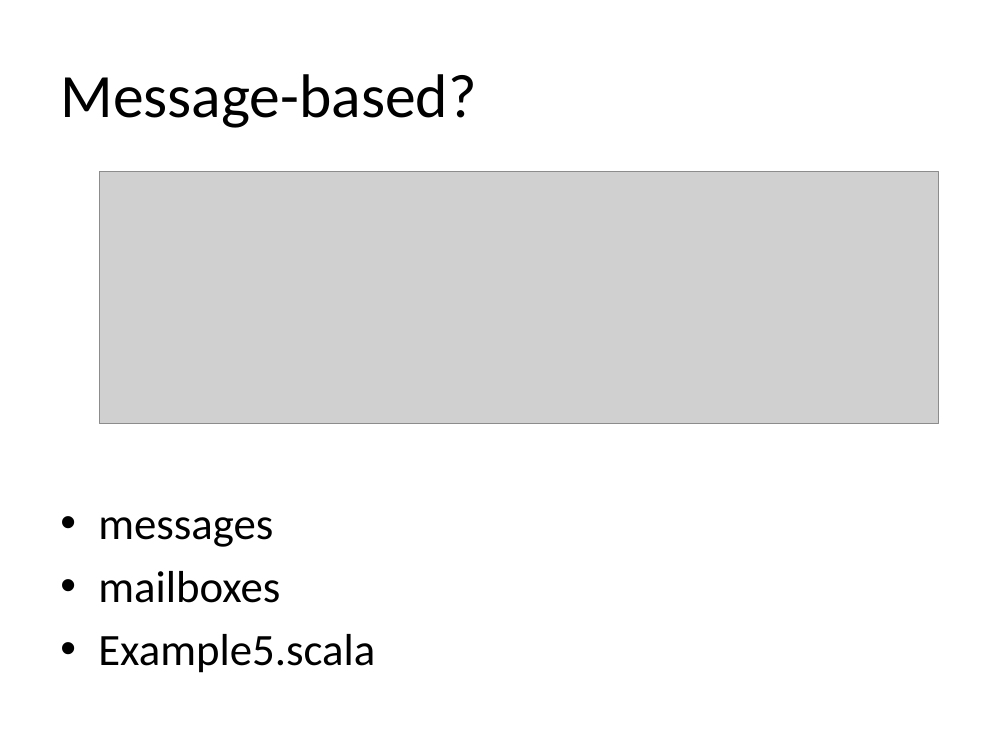
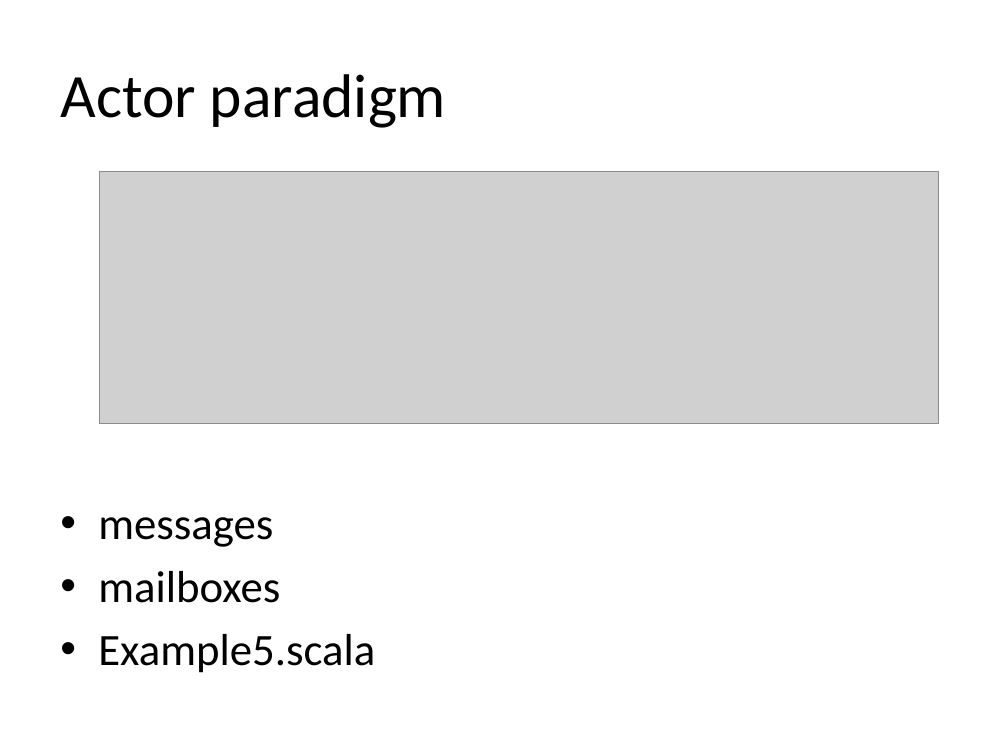
Before and after one commit to martadoberschuetz/scala, a slide deck: slide 11 of project presentation final.pptx (slide 15 before the commit). Drawn at 1008x756 pixels with LibreOffice and Linux fonts; fonts in the diff are those of the drawing; grey boxes stand for pictures. Boxes give left, top, right and bottom in pixels: in the first picture for what was removed or moved away, otherwise in the second. Text is boxed around its words. In the diff, an @@ line names an element or a change of style, - is before the commit and + after.

```diff
--- a/project presentation final.pptx
+++ b/project presentation final.pptx
@@ title at box(60, 74, 446, 128): text changed @@
-Message-based?
+Actor paradigm
```
Also in this commit, not shown: 6 other slides changed, 8 slides removed.
